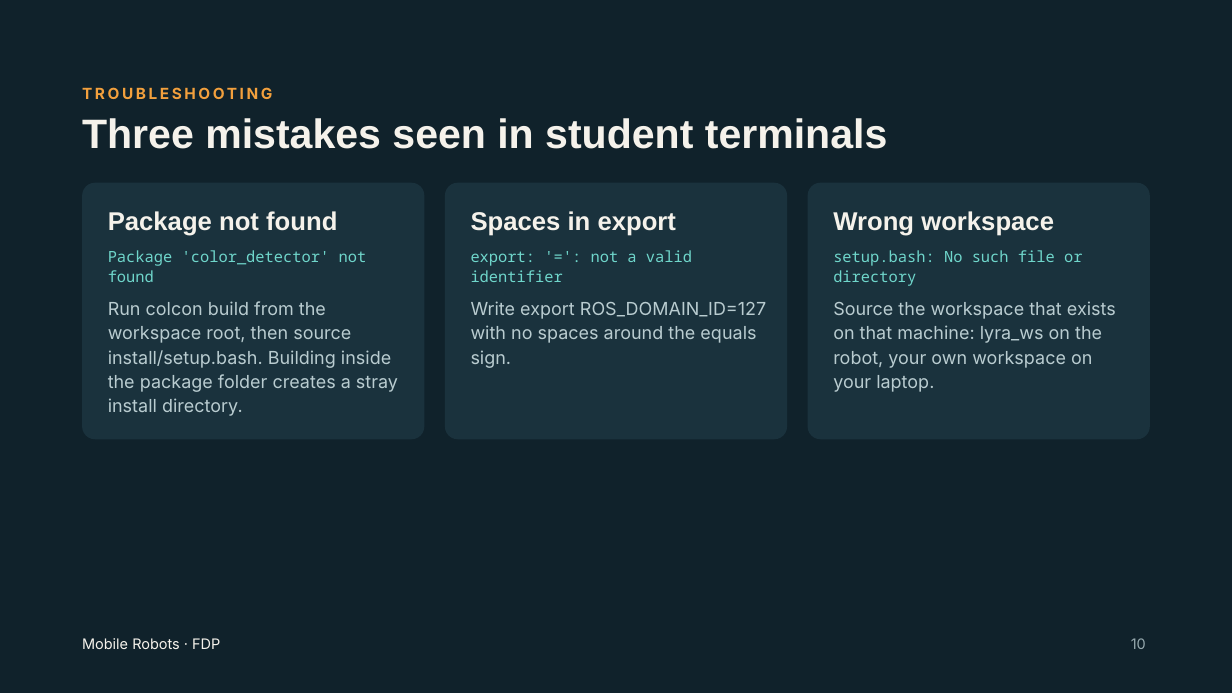
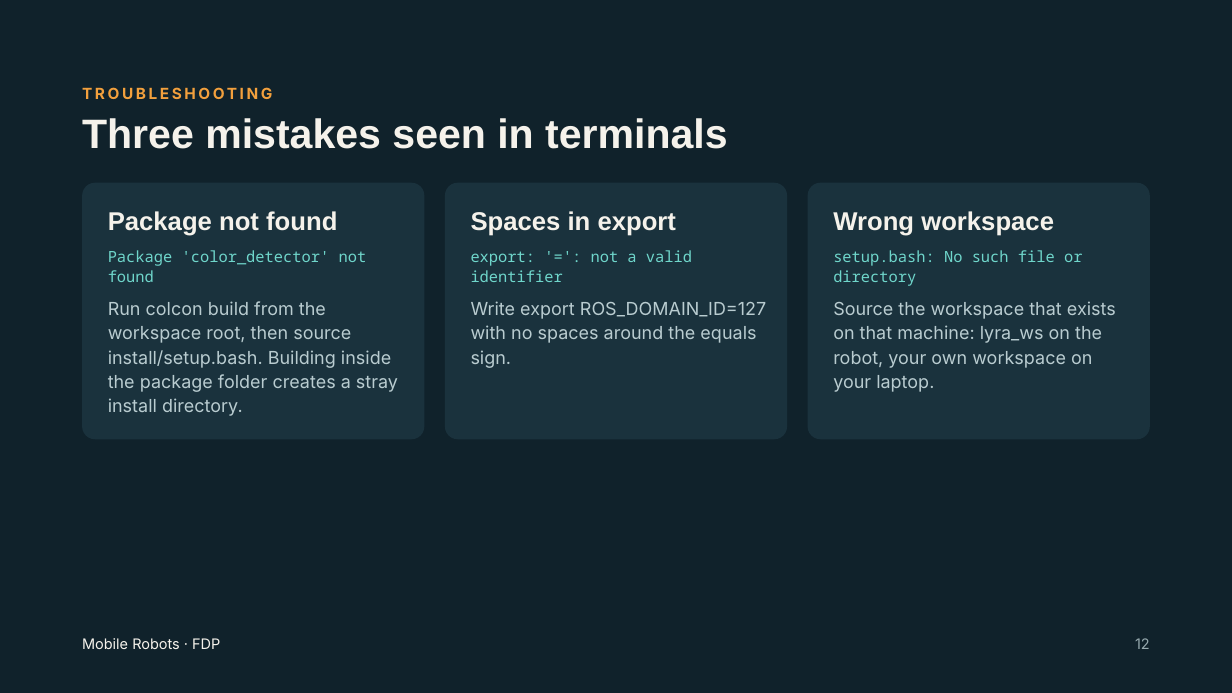
Before and after one commit to HariniSriraman/FDP-Mobile-Robot, a slide deck: slide 12 of FDP-MobileRobots.pptx (slide 10 before the commit). Drawn at 1232x693 pixels with LibreOffice and Linux fonts; fonts in the diff are those of the drawing. Boxes give left, top, right and bottom in pixels: in the first picture for what was removed or moved away, otherwise in the second. Text is boxed around its words. In the diff, an @@ line names an element or a change of style, - is before the commit and + after.

```diff
--- a/FDP-MobileRobots.pptx
+++ b/FDP-MobileRobots.pptx
@@ title at [82, 118, 727, 149]: text changed @@
-Three mistakes seen in student terminals
+Three mistakes seen in terminals
@@ text at [1135, 638, 1150, 649]: text changed @@
-10
+12
```
Also in this commit, not shown: 19 other slides changed, 3 slides removed.
